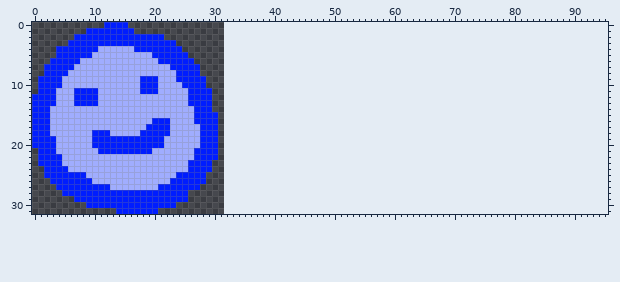
Sprite sheet: assets/player2.png. Above, as it was before the edit.
The file is 32x32 pixels. The old version is drawn lined up with the new one, on the new canvas.
The same view after the edit:
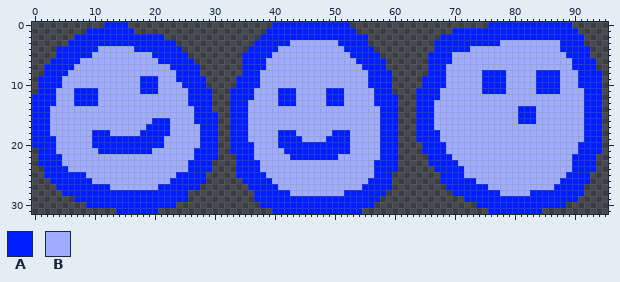
Palette (. is transparent): A #001dff  B #a0adff
Edits made:
canvas 32x32 -> 96x32
There is now colour A in row 0 at x 40 to 52 and 76 to 89; in row 1 at x 39 to 53 and 70 to 90; in row 2 at x 38 to 55 and 68 to 91; in row 3 at x 37 to 42, 51 to 55, 67 to 77 and 88 to 91; in row 4 at x 36 to 40, 52 to 56, 67 to 72 and 88 to 92; in row 5 at x 35 to 39, 53 to 57, 66 to 69 and 89 to 92.
There is now colour A in row 6 at x 35 to 38, 54 to 58, 66 to 69 and 90 to 93; in row 7 at x 35 to 38, 55 to 58, 66 to 68 and 90 to 93; in row 8 at x 35 to 37, 56 to 59, 66 to 68, 75 to 78, 84 to 87 and 91 to 94; in rows 9 to 10 at x 34 to 37, 56 to 59, 65 to 68, 75 to 78, 84 to 87 and 91 to 94; in row 11 at x 33 to 36, 41 to 43, 49 to 51, 57 to 59, 64 to 67, 75 to 78, 84 to 87 and 92 to 94; in row 12 at x 33 to 36, 41 to 43, 49 to 51, 57 to 60, 64 to 67 and 92 to 94.
There is now colour A in row 13 at x 33 to 35, 41 to 43, 49 to 51, 57 to 60, 64 to 66 and 92 to 94; in rows 14 to 16 at x 33 to 35, 58 to 60, 64 to 66, 81 to 83 and 92 to 94; in row 17 at x 33 to 35, 58 to 60, 64 to 66 and 92 to 94; in row 18 at x 33 to 35, 41 to 43, 50 to 52, 58 to 60, 64 to 67 and 92 to 94; in row 19 at x 33 to 35, 41 to 44, 49 to 52, 58 to 60, 64 to 67 and 92 to 94; in row 20 at x 33 to 36, 41 to 52, 58 to 60, 65 to 68 and 91 to 94.
There is now colour A in row 21 at x 33 to 36, 42 to 52, 58 to 60, 65 to 68 and 91 to 94; in row 22 at x 34 to 36, 43 to 50, 58 to 60, 66 to 69 and 90 to 93; in row 23 at x 34 to 37, 57 to 60, 66 to 70 and 90 to 93; in row 24 at x 34 to 37, 57 to 60, 67 to 71 and 90 to 93; in row 25 at x 34 to 38, 57 to 59, 68 to 71 and 89 to 92; in row 26 at x 35 to 39, 56 to 59, 68 to 73 and 88 to 92.
There is now colour A in row 27 at x 36 to 40, 55 to 59, 69 to 75 and 87 to 91; in row 28 at x 37 to 42, 52 to 58, 70 to 77 and 83 to 91; in row 29 at x 37 to 57 and 72 to 90; in row 30 at x 38 to 56 and 74 to 88; in row 31 at x 40 to 54 and 76 to 84.
There is now colour B in row 3 at x 43 to 50 and 78 to 87; in row 4 at x 41 to 51 and 73 to 87; in row 5 at x 40 to 52 and 70 to 88; in row 6 at x 39 to 53 and 70 to 89; in row 7 at x 39 to 54 and 69 to 89; in rows 8 to 10 at x 38 to 55, 69 to 74, 79 to 83 and 88 to 90.
There is now colour B in row 11 at x 37 to 40, 44 to 48, 52 to 56, 68 to 74, 79 to 83 and 88 to 91; in row 12 at x 37 to 40, 44 to 48, 52 to 56 and 68 to 91; in row 13 at x 36 to 40, 44 to 48, 52 to 56 and 67 to 91; in rows 14 to 16 at x 36 to 57, 67 to 80 and 84 to 91; in row 17 at x 36 to 57 and 67 to 91; in row 18 at x 36 to 40, 44 to 49, 53 to 57 and 68 to 91.
There is now colour B in row 19 at x 36 to 40, 45 to 48, 53 to 57 and 68 to 91; in row 20 at x 37 to 40, 53 to 57 and 69 to 90; in row 21 at x 37 to 41, 53 to 57 and 69 to 90; in row 22 at x 37 to 42, 51 to 57 and 70 to 89; in row 23 at x 38 to 56 and 71 to 89; in row 24 at x 38 to 56 and 72 to 89.
There is now colour B in row 25 at x 39 to 56 and 72 to 88; in row 26 at x 40 to 55 and 74 to 87; in row 27 at x 41 to 54 and 76 to 86; in row 28 at x 43 to 51 and 78 to 82.
Where, in picture pixels (left, top, right, bottom), the same in both pictures:
added: (230, 22, 602, 214)
